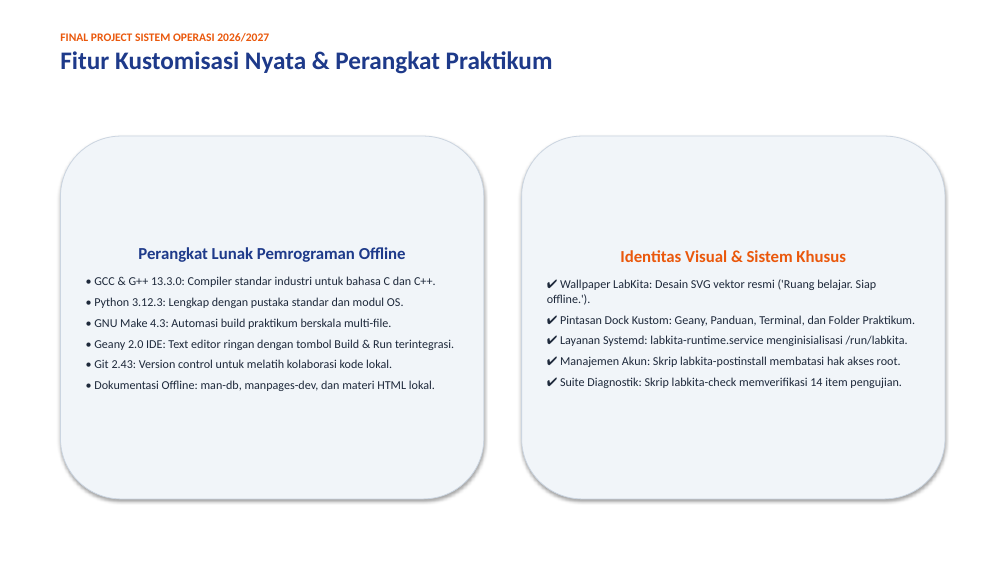
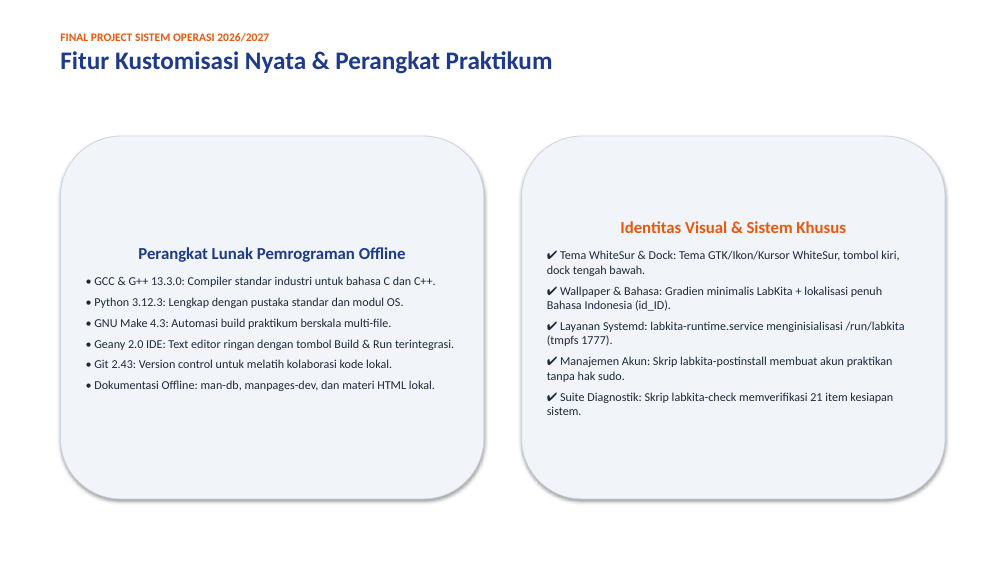
Before and after one commit to luvices/labkita, a slide deck: slide 5 of docs/presentation/labkita-presentation.pptx. Drawn at 1008x567 pixels with LibreOffice and Linux fonts; fonts in the diff are those of the drawing. Boxes give left, top, right and bottom in pixels: in the first picture for what was removed or moved away, otherwise in the second. Text is boxed around its words. In the diff, an @@ line names an element or a change of style, - is before the commit and + after.

```diff
--- a/docs/presentation/labkita-presentation.pptx
+++ b/docs/presentation/labkita-presentation.pptx
@@ text in rounded rectangle at [547, 250, 905, 415]: text changed @@
-✔ Wallpaper LabKita: Desain SVG vektor resmi ('Ruang belajar. Siap offline.').
-✔ Pintasan Dock Kustom: Geany, Panduan, Terminal, dan Folder Praktikum.
-✔ Layanan Systemd: labkita-runtime.service menginisialisasi /run/labkita.
-✔ Manajemen Akun: Skrip labkita-postinstall membatasi hak akses root.
-✔ Suite Diagnostik: Skrip labkita-check memverifikasi 14 item pengujian.
+✔ Tema WhiteSur & Dock: Tema GTK/Ikon/Kursor WhiteSur, tombol kiri, dock tengah bawah.
+✔ Wallpaper & Bahasa: Gradien minimalis LabKita + lokalisasi penuh Bahasa Indonesia (id_ID).
+✔ Layanan Systemd: labkita-runtime.service menginisialisasi /run/labkita (tmpfs 1777).
+✔ Manajemen Akun: Skrip labkita-postinstall membuat akun praktikan tanpa hak sudo.
+✔ Suite Diagnostik: Skrip labkita-check memverifikasi 21 item kesiapan sistem.
```
Also in this commit, not shown: 4 other slides changed, 3 slides added, 2 slides removed, 3 other files.
